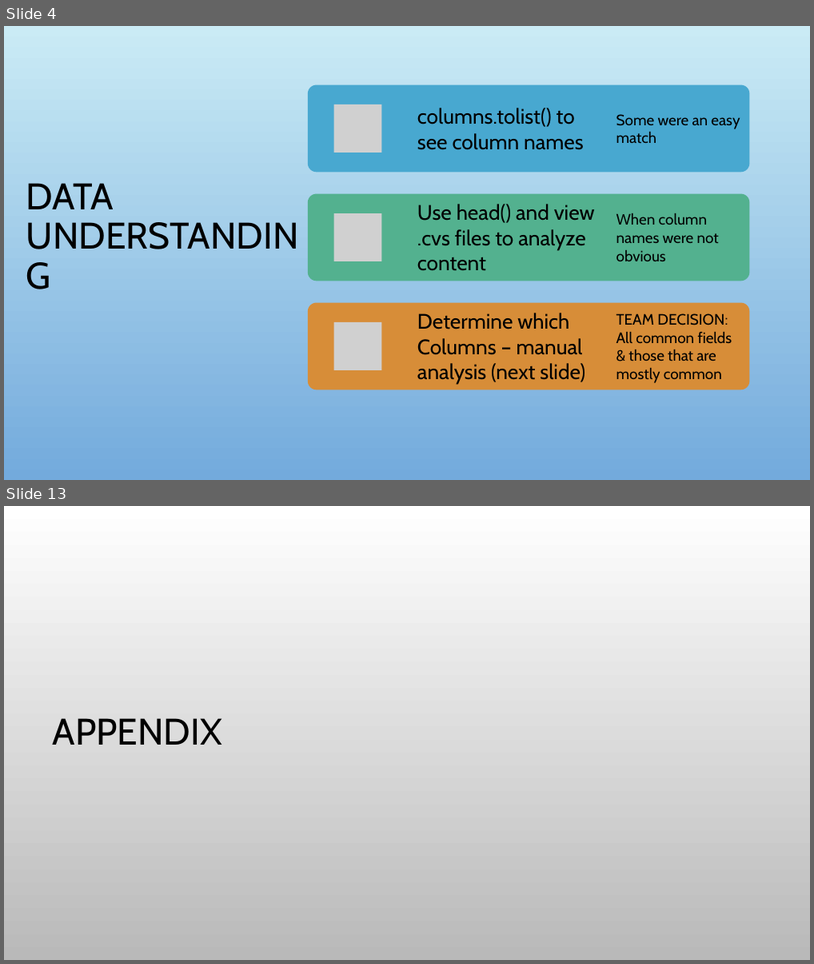
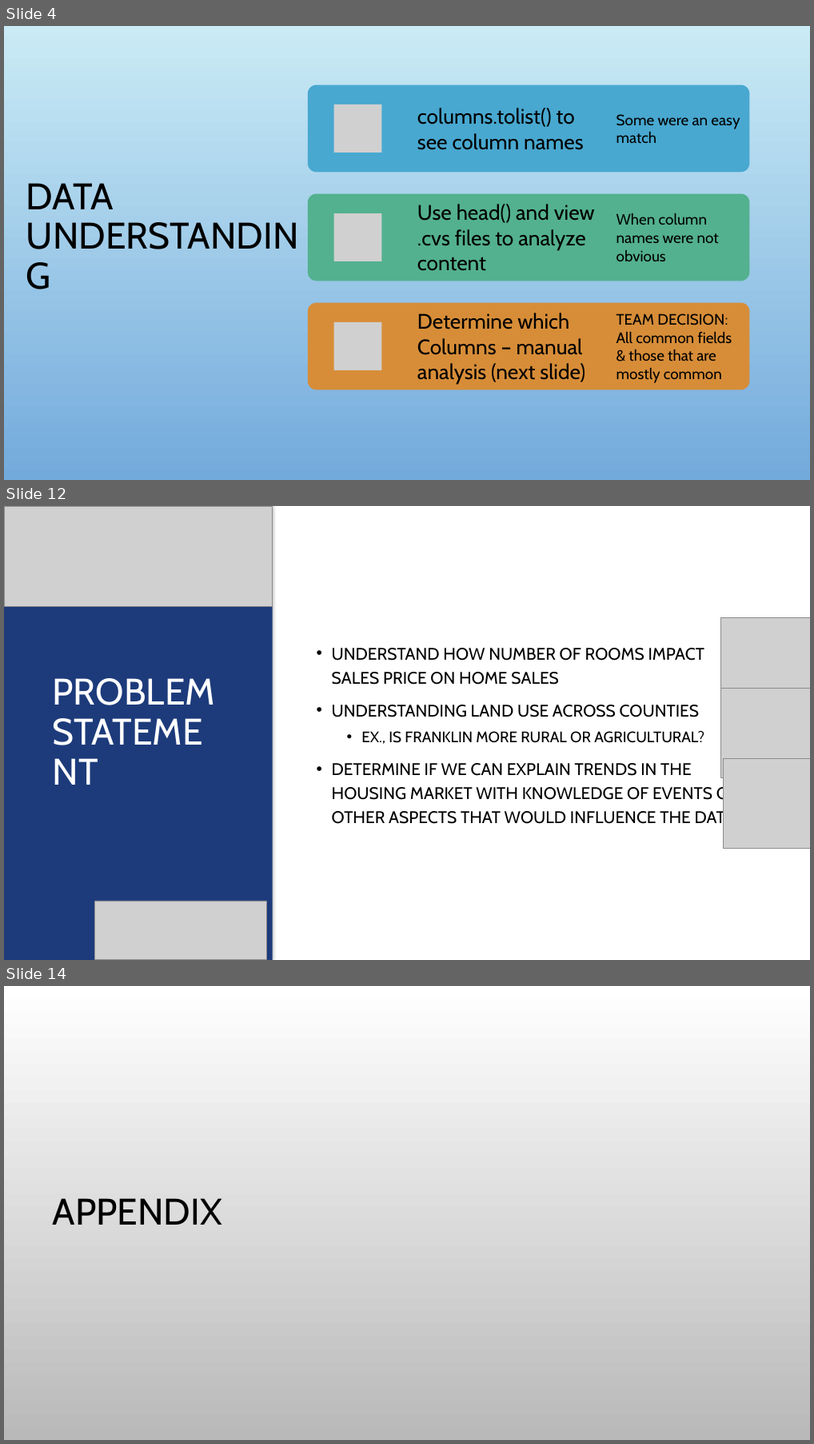
Before and after one commit to bloom4cats/Data-Analytics-2019-Group-4-v2, a slide deck: docs/Team 4 Lab 1.pptx. Shown one above the other, each under a label of ours: slides 4 and 13 before the commit, slides 4, 12 and 14 after it; the slides between them are not shown. The pictures are 814x964 and 814x1444 pixels, drawn with LibreOffice and Linux fonts; fonts in the diff are those of the drawing; grey boxes stand for pictures; background and template pictures are left out. Boxes give left, top, right and bottom in pixels: in the first picture for what was removed or moved away, otherwise in the second. Text is boxed around its words. In the diff, an @@ line names an element or a change of style, - is before the commit and + after.

```diff
--- a/docs/Team 4 Lab 1.pptx
+++ b/docs/Team 4 Lab 1.pptx
@@ slide 12 added at (4, 506, 810, 960), background picture (left out) @@
@@ rectangle added at (4, 506, 273, 960), fill #1D3B7B @@
@@ picture added at (4, 506, 273, 607) @@
@@ picture added at (722, 618, 810, 707) @@
@@ text added at (332, 648, 740, 828), 20 pt, text #000000 @@
+• UNDERSTAND HOW NUMBER OF ROOMS IMPACT SALES PRICE ON HOME SALES
+• UNDERSTANDING LAND USE ACROSS COUNTIES
+  • EX., IS FRANKLIN MORE RURAL OR AGRICULTURAL?
+• DETERMINE IF WE CAN EXPLAIN TRENDS IN THE HOUSING MARKET WITH KNOWLEDGE OF EVENTS OR OTHER ASPECTS THAT WOULD INFLUENCE THE DATA
@@ title added at (53, 678, 216, 705), 44 pt, text #FFFFFF @@
+PROBLEM STATEMENT
@@ picture added at (722, 688, 810, 777) @@
@@ picture added at (724, 759, 810, 848) @@
@@ picture added at (95, 900, 266, 960) @@
@@ what was slide 13 is now slide 14 @@
```
Also in this commit, not shown: 6 slides changed, 3 other slides added, 3 slides removed.
